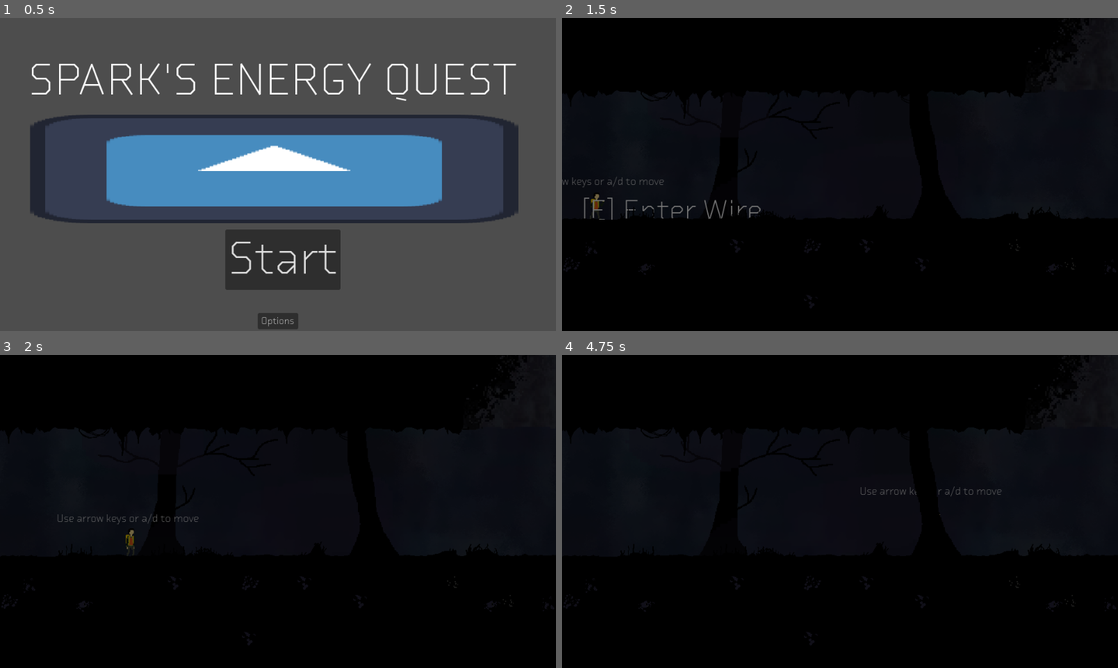
Above: before the commit, frames 1-4 (two rows, left to right).
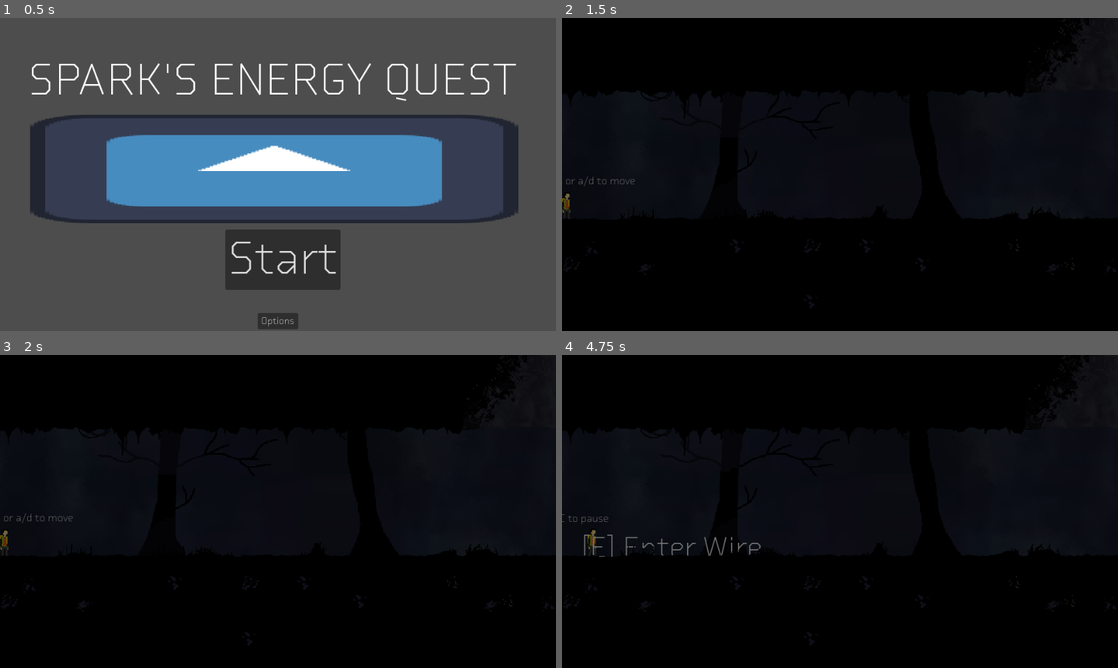
Above: after the commit, the same moments.

Repository: The-Spark-Industries/spark-energy
Game: Godot game, scene res://Master Scenes/titleScreen.tscn
The game is run twice, just before and just after one commit, with the same random seed, the same clock (stepped at 60 frames per second) and the same inputs. The engine's default icon, where the game draws it, is replaced by a stand-in: a white triangle on a blue panel in a dark square.
Inputs:
- Up to frame 1 (0.5 s): no input
- Up to frame 2 (1.5 s): click "Start" at 0.5 s; tap Enter (ui_accept) at 1.25 s; hold Right (ui_right) from 1.28 s (still down); hold E (e) from 1.28 s (still down)
- Up to frame 3 (2 s): keep holding Right (ui_right); keep holding E (e); tap Space (jump) at 1.52 s
- Up to frame 4 (4.75 s): tap Enter (ui_accept) at 2, 3.5 s; release E (e) at 2.03 s; tap E (e) at 2.1, 3.05, 3.6 s; tap Space (jump) at 2.27, 3.77, 4.52 s; release Right (ui_right) at 2.78 s; hold Left (ui_left) 2.78-3.53 s; hold Q (q) 2.78-3.53 s; hold Right (ui_right) from 3.53 s (still down); hold E (e) from 4.28 s (still down)

Frame 1 is identical in both runs. In frame 2, 0.5% of the frame differs, in the area x 0-36%, y 50-65%; in frame 3, 0.3%; in frame 4, 0.6%, in the area x 0-80%, y 42-65%.

Commit message:
Worked on more prompts

Diff:
--- a/Scripts/Player.gd
+++ b/Scripts/Player.gd
@@ -90,7 +90,7 @@
 	#moving the player prompt
 	if Input.is_action_just_pressed("ui_left") or Input.is_action_just_pressed("ui_right"):
 		if (Global.runprompt == true):
-			await get_tree().create_timer(4.5).timeout
+			await get_tree().create_timer(4.0).timeout
 			Global.runprompt = false
 
 
@@ -105,7 +105,9 @@
 
 	if (Global.jumpprompt==true):
 		$playerprompt.text = "Press space or up arrow key to jump"
-
+	else:
+		await get_tree().create_timer(4.0).timeout
+		$playerprompt.text = "Press ESC to pause"
 
 
 	if (Global.laddermode==true):
